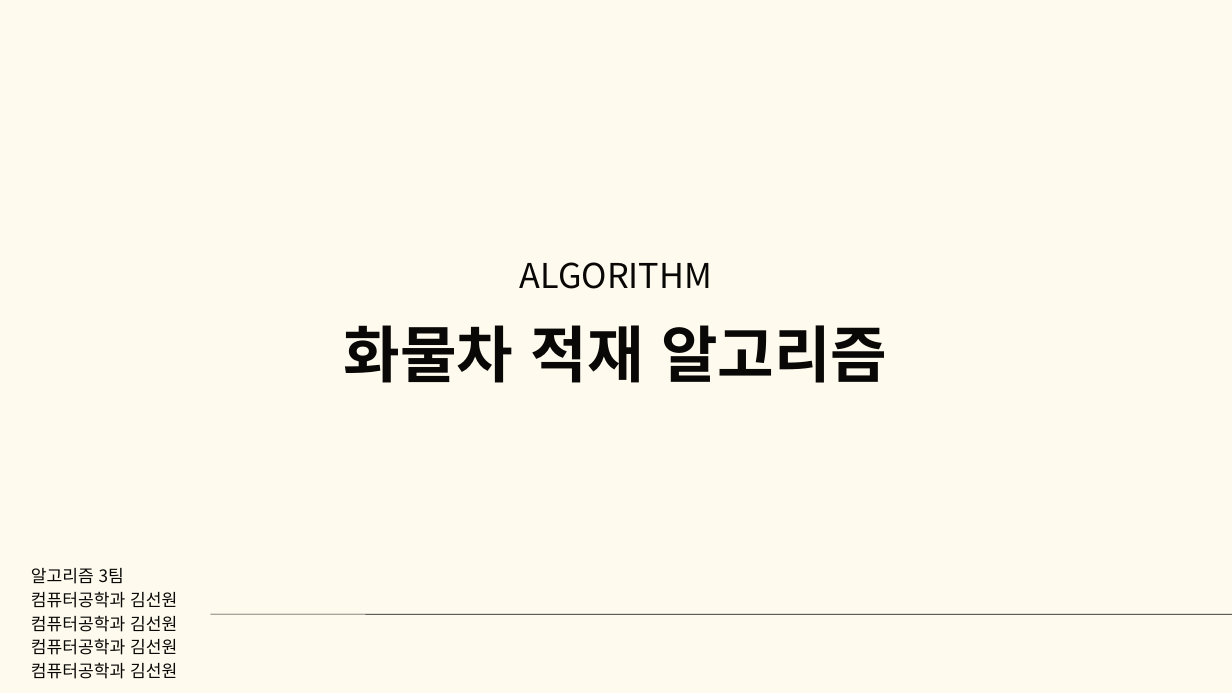
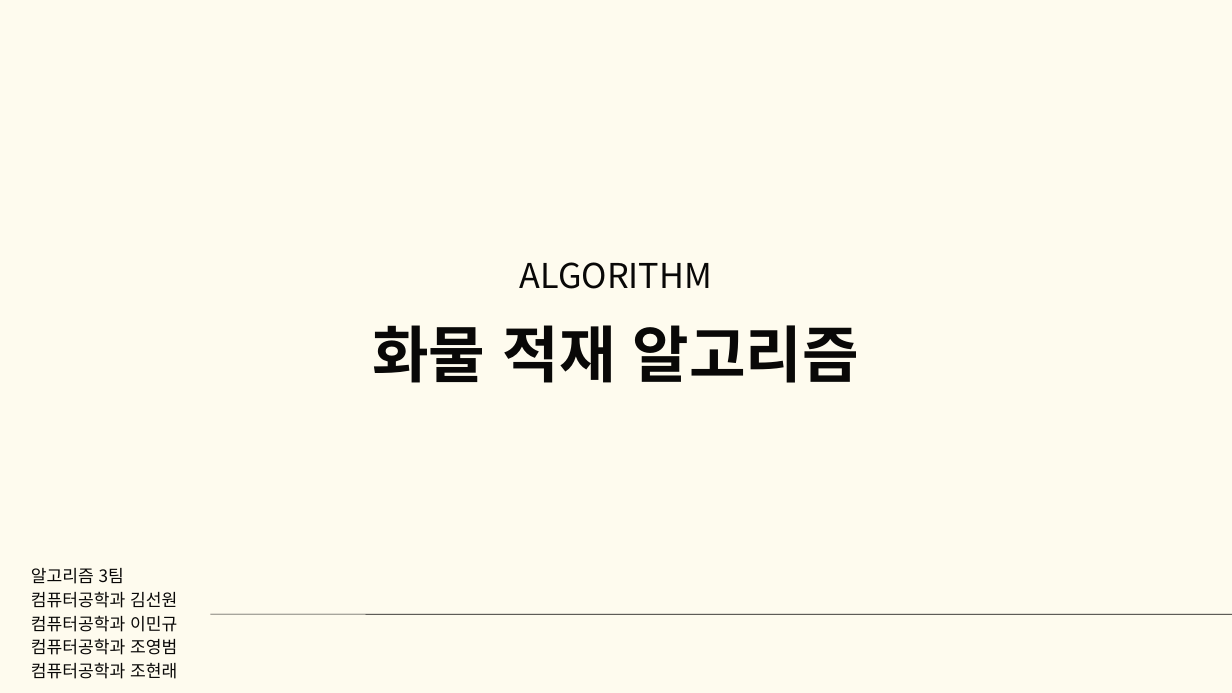
Before and after one commit to good-thing/CargoDriver, a slide deck: slide 1 of 알고리즘 3팀 화물차 알고리즘.pptx. Drawn at 1232x693 pixels with LibreOffice and Linux fonts; fonts in the diff are those of the drawing. Boxes give left, top, right and bottom in pixels: in the first picture for what was removed or moved away, otherwise in the second. Text is boxed around its words. In the diff, an @@ line names an element or a change of style, - is before the commit and + after.

```diff
--- a/알고리즘 3팀 화물차 알고리즘.pptx
+++ b/알고리즘 3팀 화물차 알고리즘.pptx
@@ text at box(372, 325, 859, 383): text changed @@
-화물차 적재 알고리즘
+화물 적재 알고리즘
@@ text at box(31, 615, 177, 632): text changed @@
-컴퓨터공학과 김선원
+컴퓨터공학과 이민규
@@ text at box(31, 638, 177, 655): text changed @@
-컴퓨터공학과 김선원
+컴퓨터공학과 조영범
@@ text at box(31, 662, 177, 679): text changed @@
-컴퓨터공학과 김선원
+컴퓨터공학과 조현래
```
Also in this commit, not shown: 3 slides added, 6 other files.
